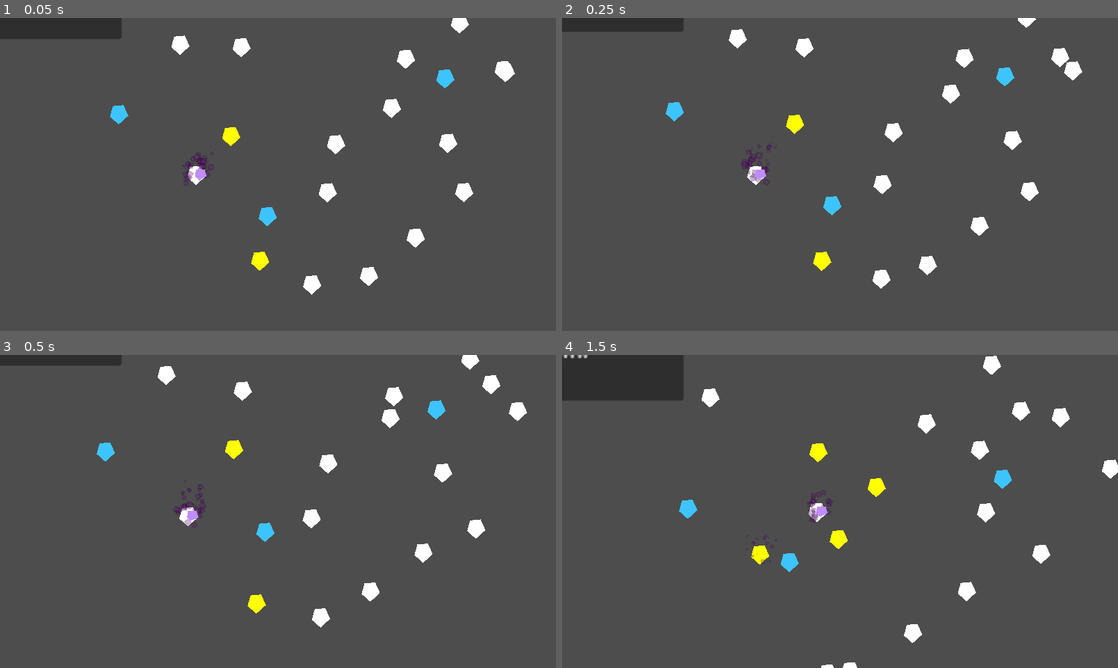
Above: before the commit, frames 1-4 (two rows, left to right).
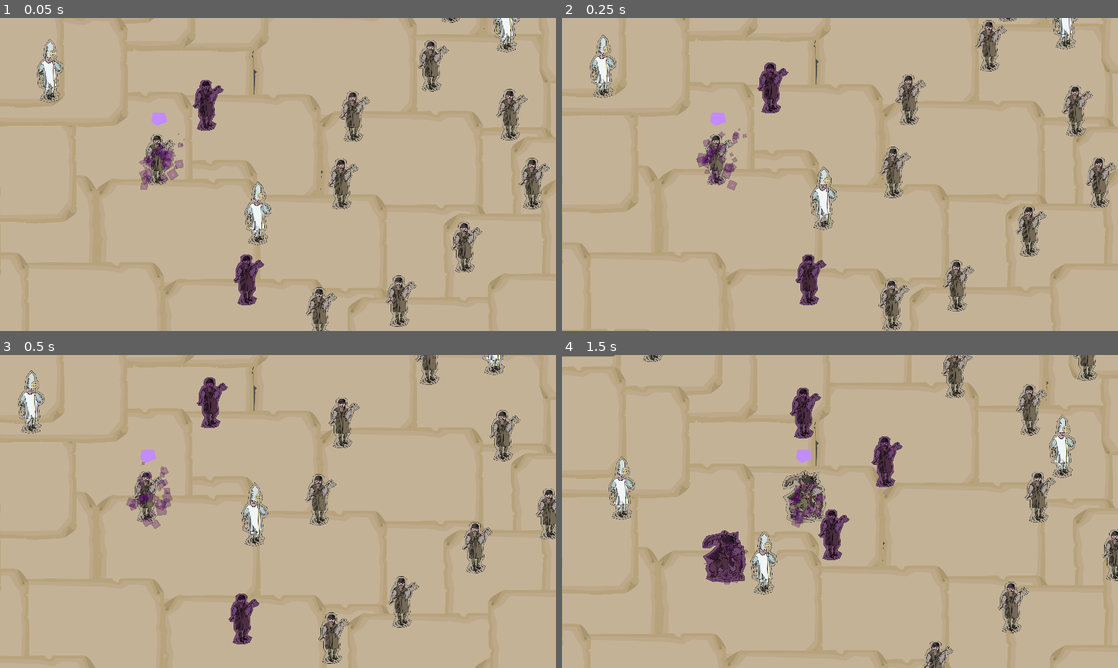
Above: after the commit, the same moments.

Repository: patator62180/Expelemalum
Game: Godot game, scene res://modules/world/world.tscn
Same seed, same stepped clock (60 frames per second), same inputs: the game is played once before the commit and once after it. The engine's default icon, where the game draws it, is replaced by a stand-in: a white triangle on a blue panel in a dark square. Sound files missing from this copy of the repository are replaced by a short silence.
Inputs:
- Up to frame 1 (0.05 s): no input
- Up to frame 2 (0.25 s): no input
- Up to frame 3 (0.5 s): no input
- Up to frame 4 (1.5 s): tap Enter at 0.5 s; hold Right (right) 0.53-1.28 s; tap Space (activate) at 0.6, 1.35 s; hold Down (down) from 1.28 s (still down)

The runs differ from the first frame. In frame 1, 99% of the frame differs, in the area x 0-100%, y 0-100%; in frame 2, 99%; in frame 3, 99%; in frame 4, 99%.

Commit message:
Integrate asset first pass

Diff:
--- a/modules/character/character.tscn
+++ b/modules/character/character.tscn
@@ -57,10 +57,11 @@
 wait_time = 4.0
 autostart = true
 
-[node name="Polygon2D" type="Polygon2D" parent="."]
-polygon = PackedVector2Array(0, 11, -9, 3, -6, -8, 5, -9, 10, 2)
+[node name="SFXPlayer" parent="." instance=ExtResource("4_l1c8b")]
 
-[node name="SFXPlayer" parent="." instance=ExtResource("4_l1c8b")]
+[node name="Sprite2D" type="Sprite2D" parent="."]
+position = Vector2(0, -14)
+scale = Vector2(0.15, 0.15)
 
 [connection signal="died" from="." to="SFXPlayer" method="_on_character_died"]
 [connection signal="area_entered" from="Area2DVision" to="." method="_on_area_2d_vision_area_entered"]
--- a/modules/character/exorcists/exorcist.tscn
+++ b/modules/character/exorcists/exorcist.tscn
@@ -1,8 +1,9 @@
-[gd_scene load_steps=4 format=3 uid="uid://vt8sb23a8psq"]
+[gd_scene load_steps=5 format=3 uid="uid://vt8sb23a8psq"]
 
 [ext_resource type="PackedScene" uid="uid://c5j8et7pdvlsu" path="res://modules/character/character.tscn" id="1_tcyie"]
 [ext_resource type="Script" path="res://modules/character/exorcists/exorcist.gd" id="2_4kv0o"]
 [ext_resource type="PackedScene" uid="uid://b7eqh5ia4brbi" path="res://modules/character/behavior/rules/behavior_rule_suspicion.tscn" id="3_mg8rx"]
+[ext_resource type="Texture2D" uid="uid://cxniwignt2188" path="res://modules/character/exorcists/assets/exorcist.svg" id="4_8ti8w"]
 
 [node name="Exorcist" instance=ExtResource("1_tcyie")]
 script = ExtResource("2_4kv0o")
@@ -11,7 +12,7 @@
 [node name="BehaviorRuleSuspicion" parent="BehaviorRules" index="2" instance=ExtResource("3_mg8rx")]
 CHARACTER_PATH = NodePath("../..")
 
-[node name="Polygon2D" parent="." index="6"]
-color = Color(0.243137, 0.772549, 1, 1)
+[node name="Sprite2D" parent="." index="7"]
+texture = ExtResource("4_8ti8w")
 
 [connection signal="tree_exiting" from="." to="." method="_on_tree_exiting"]
--- a/modules/character/peasants/lumberjack.gd
+++ b/modules/character/peasants/lumberjack.gd
@@ -2,7 +2,7 @@
 
 func metamorphose():
 	# visual
-	$Polygon2D.color = Color.SADDLE_BROWN
+	$Sprite2D.texture = load("res://modules/character/peasants/assets/lumberjack_metamorphosed.svg")
 	# proper metamorphosis
 	super.metamorphose()
 
@@ -10,7 +10,7 @@
 	# unmetamorphosis
 	super.unmetamorphose()
 	# visual
-	$Polygon2D.color = Color.WHITE
+	$Sprite2D.texture = load("res://modules/character/peasants/assets/lumberjack.svg")
 
 # werewolf
 
--- a/modules/character/peasants/peasant.tscn
+++ b/modules/character/peasants/peasant.tscn
@@ -1,7 +1,8 @@
-[gd_scene load_steps=3 format=3 uid="uid://bxksnys6iqsx7"]
+[gd_scene load_steps=4 format=3 uid="uid://bxksnys6iqsx7"]
 
 [ext_resource type="PackedScene" uid="uid://c5j8et7pdvlsu" path="res://modules/character/character.tscn" id="1_phawp"]
 [ext_resource type="Script" path="res://modules/character/peasants/peasant.gd" id="2_mspoe"]
+[ext_resource type="Texture2D" uid="uid://r1n4inbt3ouc" path="res://modules/character/peasants/assets/lumberjack.svg" id="3_4xiqi"]
 
 [node name="Peasant" instance=ExtResource("1_phawp")]
 script = ExtResource("2_mspoe")
@@ -9,3 +10,7 @@
 
 [node name="Area2DBody" parent="." index="2"]
 collision_layer = 9
+
+[node name="Sprite2D" parent="." index="7"]
+position = Vector2(1, -11)
+texture = ExtResource("3_4xiqi")
--- a/modules/curse/curse.gd
+++ b/modules/curse/curse.gd
@@ -62,7 +62,7 @@
 	elif input.is_action("down"):
 		area2D = $Area2DDown
 	elif input.is_action("left"):
-		area2D = $Area2Dleft
+		area2D = $Area2DLeft
 	elif input.is_action("right"):
 		area2D = $Area2DRight
 
@@ -106,7 +106,8 @@
 
 func _highlightCursableCharacters(area_array : Array, enable : bool):
 	for area in area_array:
-		var character : Node2D = area.get_parent()
-		if not enable or character != cursed_character:
-			var polygon : Polygon2D = character.get_node("Polygon2D")
-			polygon.color = Color.YELLOW if enable else Color.WHITE
+		if area != null:
+			var character : Node2D = area.get_parent()
+			if not enable or character != cursed_character:
+				var sprite : Sprite2D = character.get_node("Sprite2D")
+				sprite.modulate = Color.hex(0xa770c2ff) if enable else Color.WHITE
--- a/modules/curse/curse.tscn
+++ b/modules/curse/curse.tscn
@@ -43,7 +43,7 @@
 preprocess = 2.0
 
 [node name="Polygon2D" type="Polygon2D" parent="."]
-position = Vector2(5, 0)
+position = Vector2(1, -41)
 color = Color(0.760784, 0.552941, 1, 1)
 polygon = PackedVector2Array(-2, 5, -6, 2, -5, -5, 4, -5, 6, 2)
 
@@ -80,7 +80,7 @@
 polygon = PackedVector2Array(0, 0, 100, 100, 100, -100)
 
 [node name="Camera2D" type="Camera2D" parent="."]
-zoom = Vector2(2, 2)
+zoom = Vector2(2.8, 2.8)
 limit_left = 303
 limit_top = 69
 limit_right = 793
--- a/modules/world/world.tscn
+++ b/modules/world/world.tscn
@@ -1,7 +1,8 @@
-[gd_scene load_steps=13 format=3 uid="uid://utlxqfpsr0mb"]
+[gd_scene load_steps=14 format=3 uid="uid://utlxqfpsr0mb"]
 
 [ext_resource type="Script" path="res://modules/world/world.gd" id="1_cquyq"]
 [ext_resource type="PackedScene" uid="uid://ddhnviwyjohqm" path="res://modules/curse/curse.tscn" id="2_ghruk"]
+[ext_resource type="Texture2D" uid="uid://bhnby0t2crryr" path="res://modules/world/assets/scroll.svg" id="2_s58ni"]
 [ext_resource type="PackedScene" uid="uid://dlef87rcej5ca" path="res://modules/character/boundary.tscn" id="3_g23c7"]
 [ext_resource type="PackedScene" uid="uid://dq1n7aidps3bf" path="res://modules/narration/narration.tscn" id="4_4m0pc"]
 [ext_resource type="PackedScene" uid="uid://duro6yranibfi" path="res://modules/character/peasants/lumberjack.tscn" id="6_c61lt"]
@@ -20,6 +21,578 @@
 [node name="World" type="Node2D"]
 script = ExtResource("1_cquyq")
 
+[node name="Background" type="Node2D" parent="."]
+
+[node name="Scroll" type="Sprite2D" parent="Background"]
+position = Vector2(529, 91)
+scale = Vector2(0.15, 0.15)
+texture = ExtResource("2_s58ni")
+
+[node name="Scroll2" type="Sprite2D" parent="Background"]
+position = Vector2(622, 124)
+scale = Vector2(0.15, 0.15)
+texture = ExtResource("2_s58ni")
+
+[node name="Scroll3" type="Sprite2D" parent="Background"]
+position = Vector2(672, 188)
+scale = Vector2(0.15, 0.15)
+texture = ExtResource("2_s58ni")
+
+[node name="Scroll4" type="Sprite2D" parent="Background"]
+position = Vector2(721, 262)
+scale = Vector2(0.15, 0.15)
+texture = ExtResource("2_s58ni")
+
+[node name="Scroll5" type="Sprite2D" parent="Background"]
+position = Vector2(725, 331)
+scale = Vector2(0.15, 0.15)
+texture = ExtResource("2_s58ni")
+
+[node name="Scroll6" type="Sprite2D" parent="Background"]
+position = Vector2(701, 407)
+scale = Vector2(0.15, 0.15)
+texture = ExtResource("2_s58ni")
+
+[node name="Scroll7" type="Sprite2D" parent="Background"]
+position = Vector2(457.975, 152.7)
+scale = Vector2(0.15, 0.15)
+texture = ExtResource("2_s58ni")
+
+[node name="Scroll8" type="Sprite2D" parent="Background"]
+position = Vector2(550.975, 185.7)
+scale = Vector2(0.15, 0.15)
+texture = ExtResource("2_s58ni")
+
+[node name="Scroll9" type="Sprite2D" parent="Background"]
+position = Vector2(600.975, 249.7)
+scale = Vector2(0.15, 0.15)
+texture = ExtResource("2_s58ni")
+
+[node name="Scroll10" type="Sprite2D" parent="Background"]
+position = Vector2(649.975, 323.7)
+scale = Vector2(0.15, 0.15)
+texture = ExtResource("2_s58ni")
+
+[node name="Scroll11" type="Sprite2D" parent="Background"]
+position = Vector2(653.975, 392.7)
+scale = Vector2(0.15, 0.15)
+texture = ExtResource("2_s58ni")
+
+[node name="Scroll12" type="Sprite2D" parent="Background"]
+position = Vector2(629.975, 468.7)
+scale = Vector2(0.15, 0.15)
+texture = ExtResource("2_s58ni")
+
+[node name="Scroll13" type="Sprite2D" parent="Background"]
+position = Vector2(408, 209.7)
+scale = Vector2(0.15, 0.15)
+texture = ExtResource("2_s58ni")
+
+[node name="Scroll14" type="Sprite2D" parent="Background"]
+position = Vector2(501, 242.7)
+scale = Vector2(0.15, 0.15)
+texture = ExtResource("2_s58ni")
+
+[node name="Scroll15" type="Sprite2D" parent="Background"]
+position = Vector2(551, 306.7)
+scale = Vector2(0.15, 0.15)
+texture = ExtResource("2_s58ni")
+
+[node name="Scroll16" type="Sprite2D" parent="Background"]
+position = Vector2(600, 380.7)
+scale = Vector2(0.15, 0.15)
+texture = ExtResource("2_s58ni")
+
+[node name="Scroll17" type="Sprite2D" parent="Background"]
+position = Vector2(604, 449.7)
+scale = Vector2(0.15, 0.15)
+texture = ExtResource("2_s58ni")
+
+[node name="Scroll18" type="Sprite2D" parent="Background"]
+position = Vector2(580, 525.7)
+scale = Vector2(0.15, 0.15)
+texture = ExtResource("2_s58ni")
+
+[node name="Scroll19" type="Sprite2D" parent="Background"]
+position = Vector2(336.975, 271.4)
+scale = Vector2(0.15, 0.15)
+texture = ExtResource("2_s58ni")
+
+[node name="Scroll20" type="Sprite2D" parent="Background"]
+position = Vector2(429.975, 304.4)
+scale = Vector2(0.15, 0.15)
+texture = ExtResource("2_s58ni")
+
+[node name="Scroll21" type="Sprite2D" parent="Background"]
+position = Vector2(479.975, 368.4)
+scale = Vector2(0.15, 0.15)
+texture = ExtResource("2_s58ni")
+
+[node name="Scroll22" type="Sprite2D" parent="Background"]
+position = Vector2(528.975, 442.4)
+scale = Vector2(0.15, 0.15)
+texture = ExtResource("2_s58ni")
+
+[node name="Scroll23" type="Sprite2D" parent="Background"]
+position = Vector2(532.975, 511.4)
+scale = Vector2(0.15, 0.15)
+texture = ExtResource("2_s58ni")
+
+[node name="Scroll24" type="Sprite2D" parent="Background"]
+position = Vector2(448, 516)
+scale = Vector2(0.15, 0.15)
+texture = ExtResource("2_s58ni")
+
+[node name="Scroll25" type="Sprite2D" parent="Background"]
+position = Vector2(424, 460)
+scale = Vector2(0.15, 0.15)
+texture = ExtResource("2_s58ni")
+
+[node name="Scroll26" type="Sprite2D" parent="Background"]
+position = Vector2(433, 417)
+scale = Vector2(0.15, 0.15)
+texture = ExtResource("2_s58ni")
+
+[node name="Scroll27" type="Sprite2D" parent="Background"]
+position = Vector2(365, 372)
+scale = Vector2(0.15, 0.15)
+texture = ExtResource("2_s58ni")
+
+[node name="Scroll28" type="Sprite2D" parent="Background"]
+position = Vector2(316, 330)
+scale = Vector2(0.15, 0.15)
+texture = ExtResource("2_s58ni")
+
+[node name="Scroll29" type="Sprite2D" parent="Background"]
+position = Vector2(536, 138)
+scale = Vector2(0.15, 0.15)
+texture = ExtResource("2_s58ni")
+
+[node name="Scroll30" type="Sprite2D" parent="Background"]
+position = Vector2(480, 184)
+scale = Vector2(0.15, 0.15)
+texture = ExtResource("2_s58ni")
+
+[node name="Scroll31" type="Sprite2D" parent="Background"]
+position = Vector2(441, 254)
+scale = Vector2(0.15, 0.15)
+texture = ExtResource("2_s58ni")
+
+[node name="Scroll32" type="Sprite2D" parent="Background"]
+position = Vector2(812.975, 337.7)
+scale = Vector2(0.15, 0.15)
+texture = ExtResource("2_s58ni")
+
+[node name="Scroll33" type="Sprite2D" parent="Background"]
+position = Vector2(905.975, 370.7)
+scale = Vector2(0.15, 0.15)
+texture = ExtResource("2_s58ni")
+
+[node name="Scroll34" type="Sprite2D" parent="Background"]
+position = Vector2(955.975, 434.7)
+scale = Vector2(0.15, 0.15)
+texture = ExtResource("2_s58ni")
+
+[node name="Scroll38" type="Sprite2D" parent="Background"]
+position = Vector2(741.95, 399.4)
+scale = Vector2(0.15, 0.15)
+texture = ExtResource("2_s58ni")
+
+[node name="Scroll39" type="Sprite2D" parent="Background"]
+position = Vector2(834.95, 432.4)
+scale = Vector2(0.15, 0.15)
+texture = ExtResource("2_s58ni")
+
+[node name="Scroll40" type="Sprite2D" parent="Background"]
+position = Vector2(884.95, 496.4)
+scale = Vector2(0.15, 0.15)
+texture = ExtResource("2_s58ni")
+
+[node name="Scroll44" type="Sprite2D" parent="Background"]
+position = Vector2(691.975, 456.4)
+scale = Vector2(0.15, 0.15)
+texture = ExtResource("2_s58ni")
+
+[node name="Scroll45" type="Sprite2D" parent="Background"]
+position = Vector2(784.975, 489.4)
+scale = Vector2(0.15, 0.15)
+texture = ExtResource("2_s58ni")
+
+[node name="Scroll46" type="Sprite2D" parent="Background"]
+position = Vector2(834.975, 553.4)
+scale = Vector2(0.15, 0.15)
+texture = ExtResource("2_s58ni")
+
+[node name="Scroll50" type="Sprite2D" parent="Background"]
+position = Vector2(620.95, 518.1)
+scale = Vector2(0.15, 0.15)
+texture = ExtResource("2_s58ni")
+
+[node name="Scroll51" type="Sprite2D" parent="Background"]
+position = Vector2(713.95, 551.1)
+scale = Vector2(0.15, 0.15)
+texture = ExtResource("2_s58ni")
+
+[node name="Scroll52" type="Sprite2D" parent="Background"]
+position = Vector2(763.95, 615.1)
+scale = Vector2(0.15, 0.15)
+texture = ExtResource("2_s58ni")
+
+[node name="Scroll58" type="Sprite2D" parent="Background"]
+position = Vector2(648.975, 618.7)
+scale = Vector2(0.15, 0.15)
+texture = ExtResource("2_s58ni")
+
+[node name="Scroll59" type="Sprite2D" parent="Background"]
+position = Vector2(599.975, 576.7)
+scale = Vector2(0.15, 0.15)
+texture = ExtResource("2_s58ni")
+
+[node name="Scroll60" type="Sprite2D" parent="Background"]
+position = Vector2(819.975, 384.7)
+scale = Vector2(0.15, 0.15)
+texture = ExtResource("2_s58ni")
+
+[node name="Scroll61" type="Sprite2D" parent="Background"]
+position = Vector2(763.975, 430.7)
+scale = Vector2(0.15, 0.15)
+texture = ExtResource("2_s58ni")
+
+[node name="Scroll62" type="Sprite2D" parent="Background"]
+position = Vector2(724.975, 500.7)
+scale = Vector2(0.15, 0.15)
+texture = ExtResource("2_s58ni")
+
+[node name="Scroll71" type="Sprite2D" parent="Background"]
+position = Vector2(914.95, 11.4)
+scale = Vector2(0.15, 0.15)
+texture = ExtResource("2_s58ni")
+
+[node name="Scroll72" type="Sprite2D" parent="Background"]
+position = Vector2(963.95, 85.4)
+scale = Vector2(0.15, 0.15)
+texture = ExtResource("2_s58ni")
+
+[node name="Scroll73" type="Sprite2D" parent="Background"]
+position = Vector2(967.95, 154.4)
+scale = Vector2(0.15, 0.15)
+texture = ExtResource("2_s58ni")
+
+[node name="Scroll74" type="Sprite2D" parent="Background"]
+position = Vector2(943.95, 230.4)
+scale = Vector2(0.15, 0.15)
+texture = ExtResource("2_s58ni")
+
+[node name="Scroll75" type="Sprite2D" parent="Background"]
+position = Vector2(721.975, -28.6)
+scale = Vector2(0.15, 0.15)
+texture = ExtResource("2_s58ni")
+
+[node name="Scroll76" type="Sprite2D" parent="Background"]
+position = Vector2(814.975, 4.40002)
+scale = Vector2(0.15, 0.15)
+texture = ExtResource("2_s58ni")
+
+[node name="Scroll77" type="Sprite2D" parent="Background"]
+position = Vector2(864.975, 68.4)
+scale = Vector2(0.15, 0.15)
+texture = ExtResource("2_s58ni")
+
+[node name="Scroll78" type="Sprite2D" parent="Background"]
+position = Vector2(913.975, 142.4)
+scale = Vector2(0.15, 0.15)
+texture = ExtResource("2_s58ni")
+
+[node name="Scroll79" type="Sprite2D" parent="Background"]
+position = Vector2(917.975, 211.4)
+scale = Vector2(0.15, 0.15)
+texture = ExtResource("2_s58ni")
+
+[node name="Scroll80" type="Sprite2D" parent="Background"]
+position = Vector2(893.975, 287.4)
+scale = Vector2(0.15, 0.15)
+texture = ExtResource("2_s58ni")
+
+[node name="Scroll81" type="Sprite2D" parent="Background"]
+position = Vector2(650.95, 33.1001)
+scale = Vector2(0.15, 0.15)
+texture = ExtResource("2_s58ni")
+
+[node name="Scroll82" type="Sprite2D" parent="Background"]
+position = Vector2(743.95, 66.1001)
+scale = Vector2(0.15, 0.15)
+texture = ExtResource("2_s58ni")
+
+[node name="Scroll83" type="Sprite2D" parent="Background"]
+position = Vector2(793.95, 130.1)
+scale = Vector2(0.15, 0.15)
+texture = ExtResource("2_s58ni")
+
+[node name="Scroll84" type="Sprite2D" parent="Background"]
+position = Vector2(842.95, 204.1)
+scale = Vector2(0.15, 0.15)
+texture = ExtResource("2_s58ni")
+
+[node name="Scroll85" type="Sprite2D" parent="Background"]
+position = Vector2(846.95, 273.1)
+scale = Vector2(0.15, 0.15)
+texture = ExtResource("2_s58ni")
+
+[node name="Scroll86" type="Sprite2D" parent="Background"]
+position = Vector2(761.975, 277.7)
+scale = Vector2(0.15, 0.15)
+texture = ExtResource("2_s58ni")
+
+[node name="Scroll87" type="Sprite2D" parent="Background"]
+position = Vector2(737.975, 221.7)
+scale = Vector2(0.15, 0.15)
+texture = ExtResource("2_s58ni")
+
+[node name="Scroll88" type="Sprite2D" parent="Background"]
+position = Vector2(746.975, 178.7)
+scale = Vector2(0.15, 0.15)
+texture = ExtResource("2_s58ni")
+
+[node name="Scroll89" type="Sprite2D" parent="Background"]
+position = Vector2(678.975, 133.7)
+scale = Vector2(0.15, 0.15)
+texture = ExtResource("2_s58ni")
+
+[node name="Scroll90" type="Sprite2D" parent="Background"]
+position = Vector2(629.975, 91.7)
+scale = Vector2(0.15, 0.15)
+texture = ExtResource("2_s58ni")
+
+[node name="Scroll93" type="Sprite2D" parent="Background"]
+position = Vector2(754.975, 15.7)
+scale = Vector2(0.15, 0.15)
+texture = ExtResource("2_s58ni")
+
+[node name="Scroll94" type="Sprite2D" parent="Background"]
+position = Vector2(291.975, 333.7)
+scale = Vector2(0.15, 0.15)
+texture = ExtResource("2_s58ni")
+
+[node name="Scroll95" type="Sprite2D" parent="Background"]
+position = Vector2(384.975, 366.7)
+scale = Vector2(0.15, 0.15)
+texture = ExtResource("2_s58ni")
+
+[node name="Scroll96" type="Sprite2D" parent="Background"]
+position = Vector2(434.975, 430.7)
+scale = Vector2(0.15, 0.15)
+texture = ExtResource("2_s58ni")
+
+[node name="Scroll97" type="Sprite2D" parent="Background"]
+position = Vector2(483.975, 504.7)
+scale = Vector2(0.15, 0.15)
+texture = ExtResource("2_s58ni")
+
+[node name="Scroll98" type="Sprite2D" parent="Background"]
+position = Vector2(487.975, 573.7)
+scale = Vector2(0.15, 0.15)
+texture = ExtResource("2_s58ni")
+
+[node name="Scroll99" type="Sprite2D" parent="Background"]
+position = Vector2(463.975, 649.7)
+scale = Vector2(0.15, 0.15)
+texture = ExtResource("2_s58ni")
+
+[node name="Scroll100" type="Sprite2D" parent="Background"]
+position = Vector2(220.95, 395.4)
+scale = Vector2(0.15, 0.15)
+texture = ExtResource("2_s58ni")
+
+[node name="Scroll101" type="Sprite2D" parent="Background"]
+position = Vector2(313.95, 428.4)
+scale = Vector2(0.15, 0.15)
+texture = ExtResource("2_s58ni")
+
+[node name="Scroll102" type="Sprite2D" parent="Background"]
+position = Vector2(363.95, 492.4)
+scale = Vector2(0.15, 0.15)
+texture = ExtResource("2_s58ni")
+
+[node name="Scroll103" type="Sprite2D" parent="Background"]
+position = Vector2(412.95, 566.4)
+scale = Vector2(0.15, 0.15)
+texture = ExtResource("2_s58ni")
+
+[node name="Scroll104" type="Sprite2D" parent="Background"]
+position = Vector2(416.95, 635.4)
+scale = Vector2(0.15, 0.15)
+texture = ExtResource("2_s58ni")
+
+[node name="Scroll106" type="Sprite2D" parent="Background"]
+position = Vector2(170.975, 452.4)
+scale = Vector2(0.15, 0.15)
+texture = ExtResource("2_s58ni")
+
+[node name="Scroll107" type="Sprite2D" parent="Background"]
+position = Vector2(263.975, 485.4)
+scale = Vector2(0.15, 0.15)
+texture = ExtResource("2_s58ni")
+
+[node name="Scroll108" type="Sprite2D" parent="Background"]
+position = Vector2(313.975, 549.4)
+scale = Vector2(0.15, 0.15)
+texture = ExtResource("2_s58ni")
+
+[node name="Scroll109" type="Sprite2D" parent="Background"]
+position = Vector2(362.975, 623.4)
+scale = Vector2(0.15, 0.15)
+texture = ExtResource("2_s58ni")
+
+[node name="Scroll122" type="Sprite2D" parent="Background"]
+position = Vector2(298.975, 380.7)
+scale = Vector2(0.15, 0.15)
+texture = ExtResource("2_s58ni")
+
+[node name="Scroll123" type="Sprite2D" parent="Background"]
+position = Vector2(242.975, 426.7)
+scale = Vector2(0.15, 0.15)
+texture = ExtResource("2_s58ni")
+
+[node name="Scroll124" type="Sprite2D" parent="Background"]
+position = Vector2(203.975, 496.7)
+scale = Vector2(0.15, 0.15)
+texture = ExtResource("2_s58ni")
+
+[node name="Scroll127" type="Sprite2D" parent="Background"]
+position = Vector2(428.975, -28.3)
+scale = Vector2(0.15, 0.15)
+texture = ExtResource("2_s58ni")
+
+[node name="Scroll128" type="Sprite2D" parent="Background"]
+position = Vector2(477.975, 45.7)
+scale = Vector2(0.15, 0.15)
+texture = ExtResource("2_s58ni")
+
+[node name="Scroll129" type="Sprite2D" parent="Background"]
+position = Vector2(481.975, 114.7)
+scale = Vector2(0.15, 0.15)
+texture = ExtResource("2_s58ni")
+
+[node name="Scroll130" type="Sprite2D" parent="Background"]
+position = Vector2(457.975, 190.7)
+scale = Vector2(0.15, 0.15)
+texture = ExtResource("2_s58ni")
+
+[node name="Scroll132" type="Sprite2D" parent="Background"]
+position = Vector2(307.95, -30.6)
+scale = Vector2(0.15, 0.15)
+texture = ExtResource("2_s58ni")
+
+[node name="Scroll133" type="Sprite2D" parent="Background"]
+position = Vector2(357.95, 33.4)
+scale = Vector2(0.15, 0.15)
+texture = ExtResource("2_s58ni")
+
+[node name="Scroll134" type="Sprite2D" parent="Background"]
+position = Vector2(406.95, 107.4)
+scale = Vector2(0.15, 0.15)
+texture = ExtResource("2_s58ni")
+
+[node name="Scroll135" type="Sprite2D" parent="Background"]
+position = Vector2(410.95, 176.4)
+scale = Vector2(0.15, 0.15)
+texture = ExtResource("2_s58ni")
+
+[node name="Scroll136" type="Sprite2D" parent="Background"]
+position = Vector2(386.95, 252.4)
+scale = Vector2(0.15, 0.15)
+texture = ExtResource("2_s58ni")
+
+[node name="Scroll137" type="Sprite2D" parent="Background"]
+position = Vector2(164.975, -6.59998)
+scale = Vector2(0.15, 0.15)
+texture = ExtResource("2_s58ni")
+
+[node name="Scroll138" type="Sprite2D" parent="Background"]
+position = Vector2(257.975, 26.4)
+scale = Vector2(0.15, 0.15)
+texture = ExtResource("2_s58ni")
+
+[node name="Scroll139" type="Sprite2D" parent="Background"]
+position = Vector2(307.975, 90.4)
+scale = Vector2(0.15, 0.15)
+texture = ExtResource("2_s58ni")
+
+[node name="Scroll140" type="Sprite2D" parent="Background"]
+position = Vector2(356.975, 164.4)
+scale = Vector2(0.15, 0.15)
+texture = ExtResource("2_s58ni")
+
+[node name="Scroll141" type="Sprite2D" parent="Background"]
+position = Vector2(360.975, 233.4)
+scale = Vector2(0.15, 0.15)
+texture = ExtResource("2_s58ni")
+
+[node name="Scroll142" type="Sprite2D" parent="Background"]
+position = Vector2(336.975, 309.4)
+scale = Vector2(0.15, 0.15)
+texture = ExtResource("2_s58ni")
+
+[node name="Scroll143" type="Sprite2D" parent="Background"]
+position = Vector2(93.95, 55.1)
+scale = Vector2(0.15, 0.15)
+texture = ExtResource("2_s58ni")
+
+[node name="Scroll144" type="Sprite2D" parent="Background"]
+position = Vector2(186.95, 88.1)
+scale = Vector2(0.15, 0.15)
+texture = ExtResource("2_s58ni")
+
+[node name="Scroll145" type="Sprite2D" parent="Background"]
+position = Vector2(236.95, 152.1)
+scale = Vector2(0.15, 0.15)
+texture = ExtResource("2_s58ni")
+
+[node name="Scroll146" type="Sprite2D" parent="Background"]
+position = Vector2(285.95, 226.1)
+scale = Vector2(0.15, 0.15)
+texture = ExtResource("2_s58ni")
+
+[node name="Scroll147" type="Sprite2D" parent="Background"]
+position = Vector2(289.95, 295.1)
+scale = Vector2(0.15, 0.15)
+texture = ExtResource("2_s58ni")
+
+[node name="Scroll148" type="Sprite2D" parent="Background"]
+position = Vector2(204.975, 299.7)
+scale = Vector2(0.15, 0.15)
+texture = ExtResource("2_s58ni")
+
+[node name="Scroll149" type="Sprite2D" parent="Background"]
+position = Vector2(180.975, 243.7)
+scale = Vector2(0.15, 0.15)
+texture = ExtResource("2_s58ni")
+
+[node name="Scroll150" type="Sprite2D" parent="Background"]
+position = Vector2(189.975, 200.7)
+scale = Vector2(0.15, 0.15)
+texture = ExtResource("2_s58ni")
+
+[node name="Scroll151" type="Sprite2D" parent="Background"]
+position = Vector2(121.975, 155.7)
+scale = Vector2(0.15, 0.15)
+texture = ExtResource("2_s58ni")
+
+[node name="Scroll152" type="Sprite2D" parent="Background"]
+position = Vector2(72.975, 113.7)
+scale = Vector2(0.15, 0.15)
+texture = ExtResource("2_s58ni")
+
+[node name="Scroll154" type="Sprite2D" parent="Background"]
+position = Vector2(236.975, -32.3)
+scale = Vector2(0.15, 0.15)
+texture = ExtResource("2_s58ni")
+
+[node name="Scroll155" type="Sprite2D" parent="Background"]
+position = Vector2(197.975, 37.7)
+scale = Vector2(0.15, 0.15)
+texture = ExtResource("2_s58ni")
+
 [node name="Lumberjack" parent="." instance=ExtResource("6_c61lt")]
 position = Vector2(421, 385)
 
@@ -96,6 +669,7 @@
 shape = SubResource("CircleShape2D_pk6sr")
 
 [node name="Narration" parent="." instance=ExtResource("4_4m0pc")]
+metadata/_edit_use_anchors_ = true
 
 [node name="Debug" parent="." instance=ExtResource("7_m21dr")]
 
